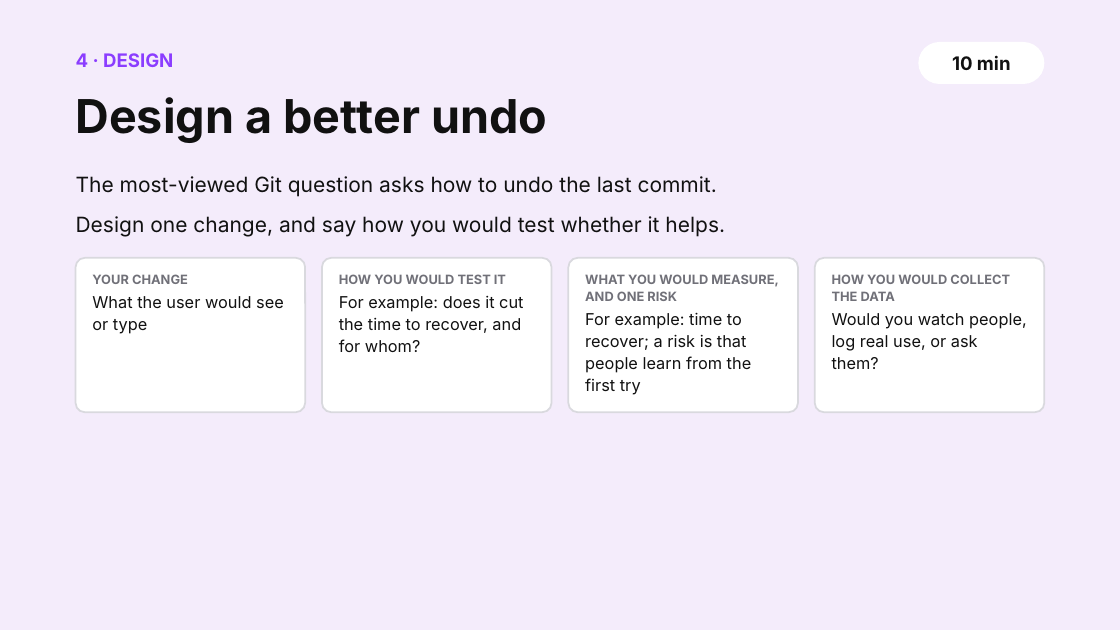
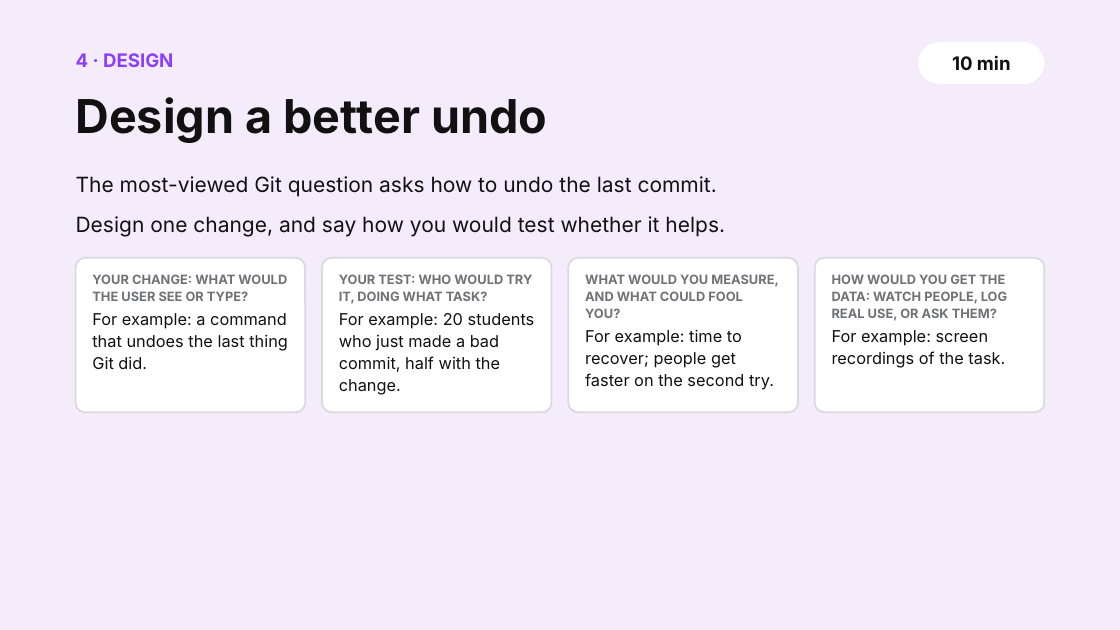
Before and after one commit to shubham3-ucb/cs294-pl, a slide deck: slide 15 of slides/thursday_app.pptx. Drawn at 1120x630 pixels with LibreOffice and Linux fonts; fonts in the diff are those of the drawing. Boxes give left, top, right and bottom in pixels: in the first picture for what was removed or moved away, otherwise in the second. Text is boxed around its words. In the diff, an @@ line names an element or a change of style, - is before the commit and + after.

```diff
--- a/slides/thursday_app.pptx
+++ b/slides/thursday_app.pptx
@@ text at [92, 274, 287, 301]: text changed @@
-YOUR CHANGE
+YOUR CHANGE: WHAT WOULD THE USER SEE OR TYPE?
@@ text at [339, 274, 532, 304]: text changed @@
-HOW YOU WOULD TEST IT
+YOUR TEST: WHO WOULD TRY IT, DOING WHAT TASK?
@@ text at [585, 274, 779, 318]: text changed @@
-WHAT YOU WOULD MEASURE, AND ONE RISK
+WHAT WOULD YOU MEASURE, AND WHAT COULD FOOL YOU?
@@ text at [832, 274, 1007, 321]: text changed @@
-HOW YOU WOULD COLLECT THE DATA
+HOW WOULD YOU GET THE DATA: WATCH PEOPLE, LOG REAL USE, OR ASK THEM?
@@ text at [92, 313, 288, 369]: text changed @@
-What the user would see or type
+For example: a command that undoes the last thing Git did.
@@ text at [339, 313, 535, 395]: text changed @@
-For example: does it cut the time to recover, and for whom?
+For example: 20 students who just made a bad commit, half with the change.
@@ text at [585, 329, 774, 390]: text changed @@
-For example: time to recover; a risk is that people learn from the first try
+For example: time to recover; people get faster on the second try.
@@ text at [832, 330, 1005, 368]: text changed @@
-Would you watch people, log real use, or ask them?
+For example: screen recordings of the task.
```
Also in this commit, not shown: 1 other slide changed, 4 other files.
